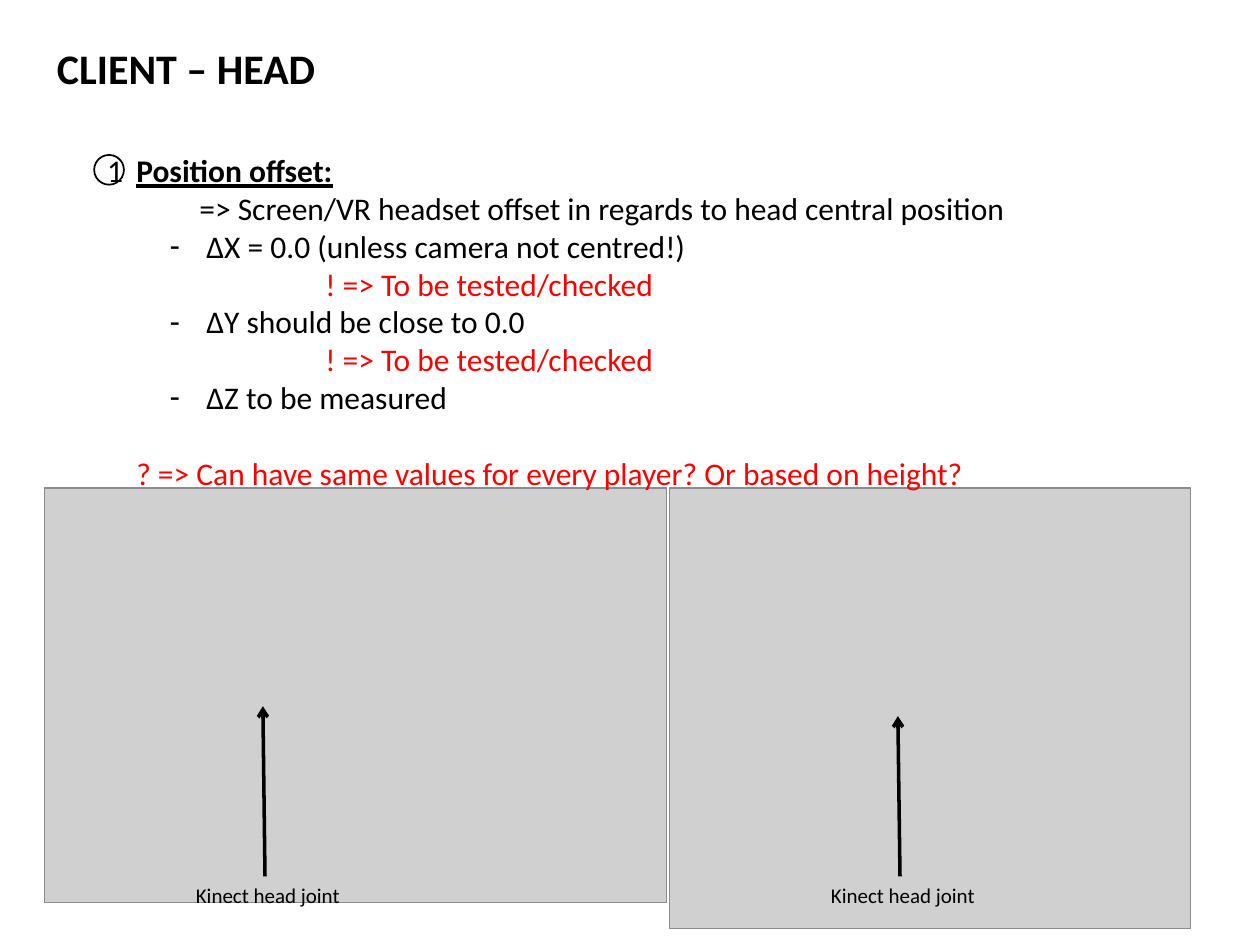
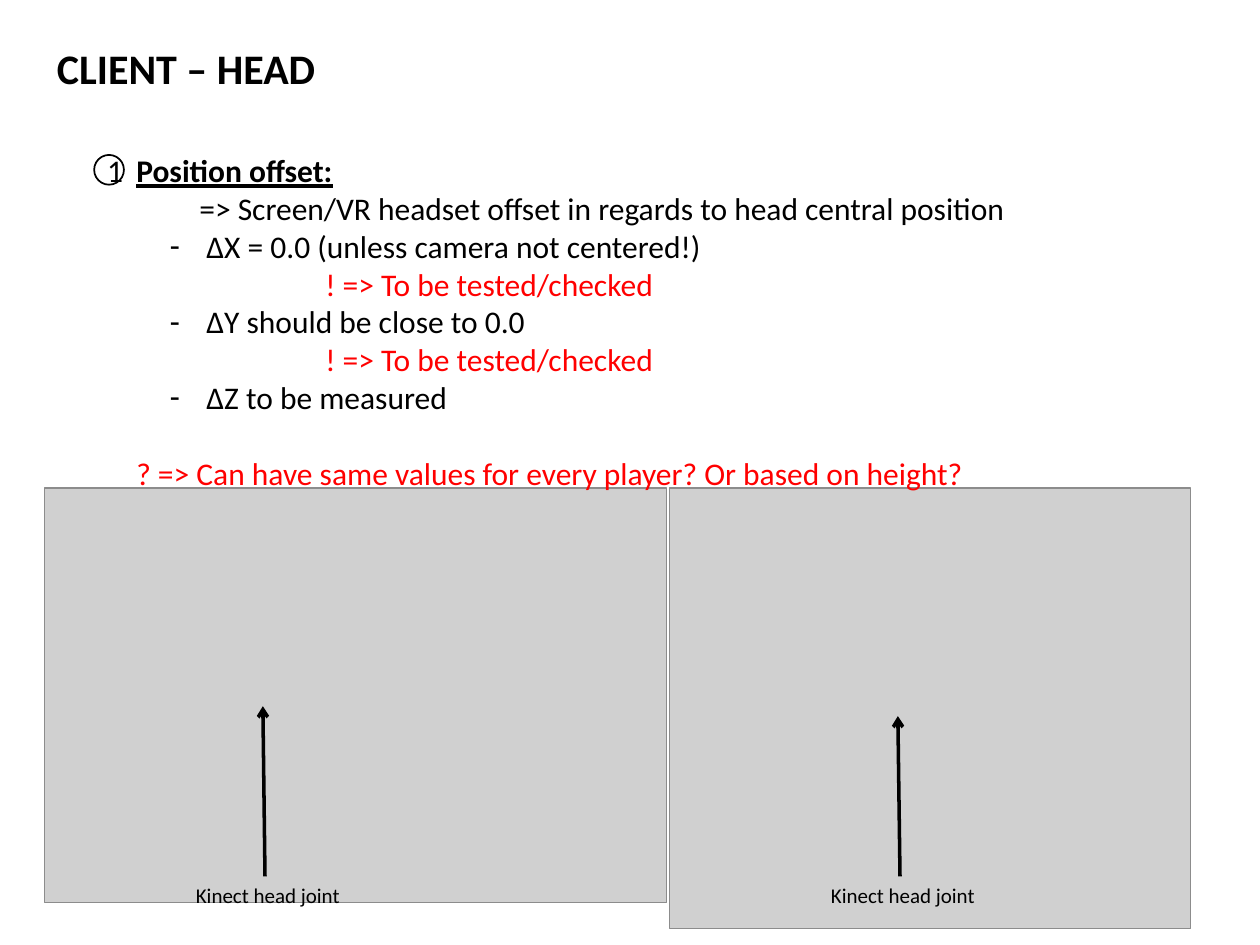
Before and after one commit to 2-REC/unity-kinect-xr, a slide deck: slide 9 of docs/KINECT_AR.pptx. Drawn at 1260x945 pixels with LibreOffice and Linux fonts; fonts in the diff are those of the drawing; grey boxes stand for pictures. Boxes give left, top, right and bottom in pixels: in the first picture for what was removed or moved away, otherwise in the second. Text is boxed around its words. In the diff, an @@ line names an element or a change of style, - is before the commit and + after.

```diff
--- a/docs/KINECT_AR.pptx
+++ b/docs/KINECT_AR.pptx
@@ text at [206, 235, 701, 262]: text changed @@
-  – ΔX = 0.0 (unless camera not centred!)
+  – ΔX = 0.0 (unless camera not centered!)
```
Also in this commit, not shown: 2 other slides changed, 2 other files.
